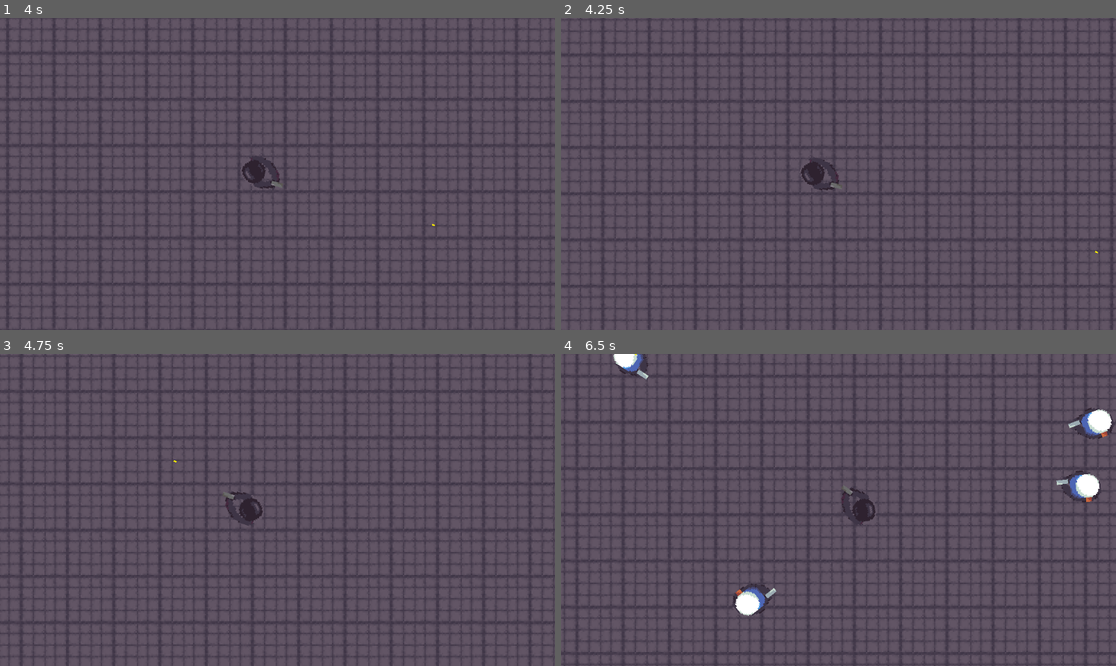
Above: before the commit, frames 1-4 (two rows, left to right).
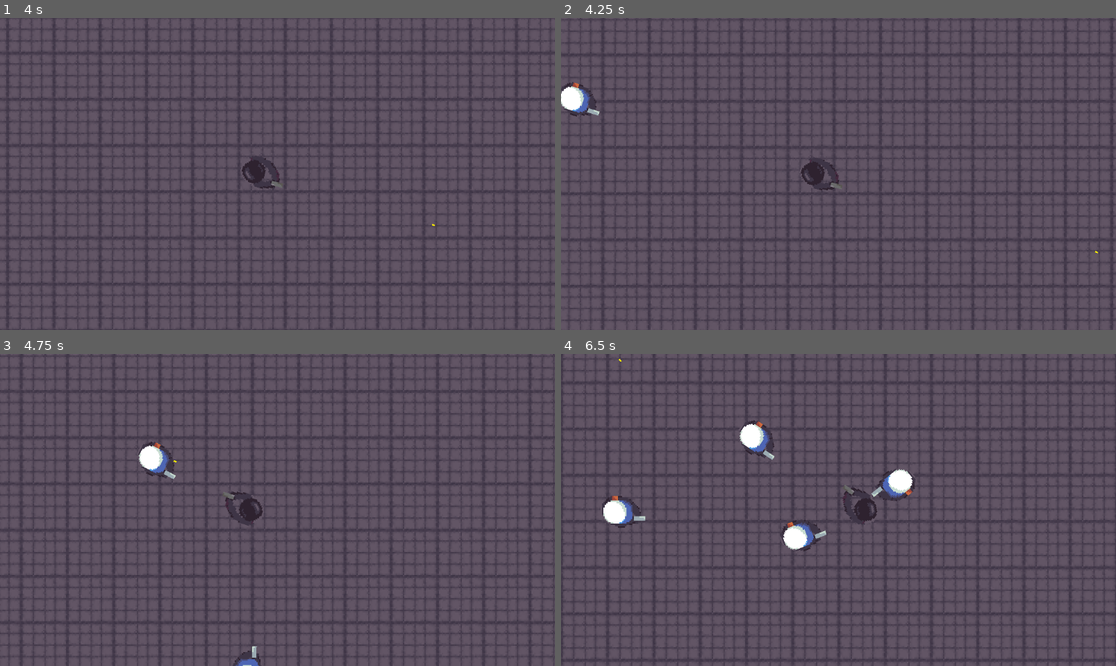
Above: after the commit, the same moments.

Repository: olzorz/THOA-SWMG
Game: Godot game, scene res://Scenes/game_scene.tscn
The game is run twice, just before and just after one commit, with the same random seed, the same clock (stepped at 60 frames per second) and the same inputs.
Inputs (mouse positions are in pixels of both pictures, inside the frame that each line leads up to):
- Up to frame 1 (4 s): tap Enter at 0.5 s; move the mouse to (399, 158) at 0.52 s; hold D (move_right) 0.53-1.28 s; click (399, 158) at 0.6 s; move the mouse to (166, 189) at 1.27 s; hold S (move_down) 1.28-2.03 s; click (166, 189) at 1.35 s; move the mouse to (333, 105) at 2.02 s; hold D (move_right) 2.03-2.78 s; click (333, 105) at 2.1 s; move the mouse to (249, 236) at 2.77 s; hold W (move_up) 2.78-3.53 s; click (249, 236) at 2.85 s; move the mouse to (444, 220) at 3.52 s; hold A (move_left) from 3.53 s (still down); click (444, 220) at 3.6 s
- Up to frame 2 (4.25 s): keep holding A (move_left)
- Up to frame 3 (4.75 s): keep holding A (move_left); move the mouse to (111, 463) at 4.27 s; click (111, 463) at 4.35 s
- Up to frame 4 (6.5 s): move the mouse to (866, 510) at 5.02 s; release A (move_left) at 5.03 s; hold S (move_down) 5.03-5.78 s; click (866, 510) at 5.1 s; move the mouse to (755, 432) at 5.77 s; hold D (move_right) from 5.78 s (still down); click (755, 432) at 5.85 s

Frame 1 is identical in both runs. In frame 2, 0.5% of the frame differs, in the area x 0-8%, y 20-32%; in frame 3, 0.7%; in frame 4, 21%, in the area x 0-100%, y 0-100%.

Commit message:
Added Enemy Movement Timer
Police now calculate their movements every 0.5s, removing the jank when at the edge of their range around the player.

Diff:
--- a/Scenes/police.tscn
+++ b/Scenes/police.tscn
@@ -22,4 +22,9 @@
 max_health = 2
 metadata/_custom_type_script = "uid://dnqtsnqt7tibk"
 
+[node name="MovementTimer" type="Timer" parent="." unique_id=1071353759]
+wait_time = 0.5
+autostart = true
+
 [connection signal="dead" from="HealthComponent" to="." method="is_dead"]
+[connection signal="timeout" from="MovementTimer" to="." method="movement_calculation"]
--- a/Scripts/police.gd
+++ b/Scripts/police.gd
@@ -2,22 +2,29 @@
 
 
 var hp : int = 2
-const SPEED = 50.0
+@export var movement_speed : float = 100.0
 var player: Node2D
 var direction : Vector2
+var movement_timer : bool = false
 
 
 func _ready():
 	player = $"../player"
 
 func _physics_process(delta: float) -> void:
-	direction = player.global_position - global_position
-	if direction.length() > 100:
-		velocity = direction.normalized() * SPEED
-	else:
-		velocity = Vector2.ZERO
+	if movement_timer:
+		direction = player.global_position - global_position
+		if direction.length() > 100:
+			velocity = direction.normalized() * movement_speed
+		else:
+			velocity = velocity.move_toward(Vector2.ZERO, movement_speed)
+		movement_timer = false
 	look_at(player.global_position)
 	move_and_slide()
 
 func is_dead() -> void:
 	queue_free()
+
+
+func movement_calculation() -> void:
+	movement_timer = true # Replace with function body.
